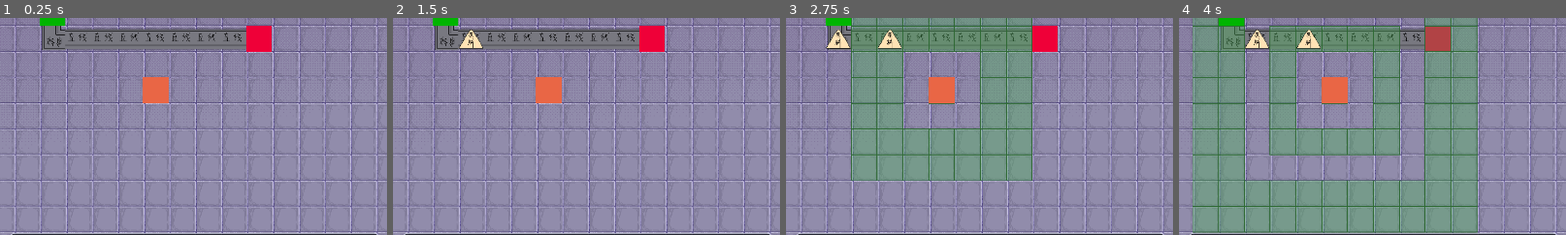
Above: before the commit, frames 1-4 (left to right).
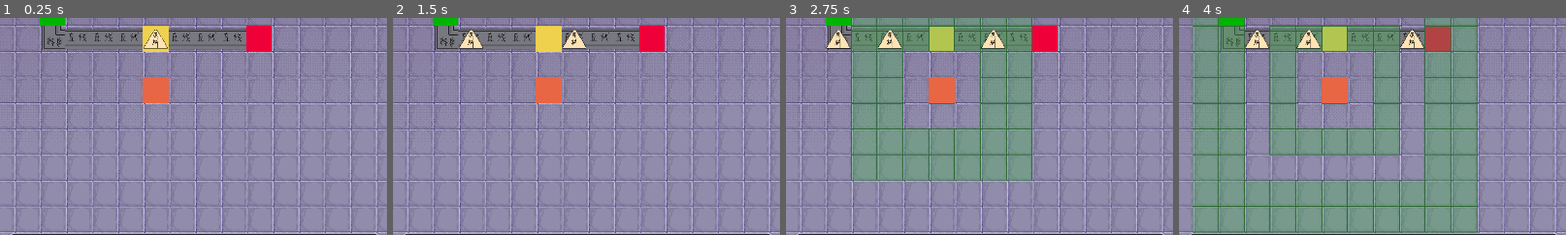
Above: after the commit, the same moments.

Repository: vic328005/NewProject1
Game: Godot game, scene res://scenes/main.tscn
The game is run twice, just before and just after one commit, with the same random seed, the same clock (stepped at 60 frames per second) and the same inputs.
Inputs:
- Up to frame 1 (0.25 s): no input
- Up to frame 2 (1.5 s): tap Enter at 0.5 s; tap Space at 0.77 s
- Up to frame 3 (2.75 s): tap Space at 1.52, 2 s
- Up to frame 4 (4 s): tap Space at 3.02, 3.77 s
The pictures show only the part of the screen within x 25-75%, y 40-90%; the shares and areas given below are measured in that part.

The runs differ from the first frame. In frame 1, 0.8% of the frame differs, in the area x 36-44%, y 3-16%; in frame 2, 1.1%, in the area x 36-50%, y 3-16%; in frame 3, 1.0%; in frame 4, 1.0%.

Commit message:
压缩机

Diff:
--- a/levels/level03.json
+++ b/levels/level03.json
@@ -1,6 +1,6 @@
 {
   "level_id": "level03",
-  "display_name": "信号塔走廊测试",
+  "display_name": "信号塔走廊压塑测试",
   "grid_width": 18,
   "grid_height": 11,
   "beat_bpm": 120,
@@ -53,9 +53,12 @@
     {
       "x": 13,
       "y": 7,
-      "belt": {
+      "cargo": {
+        "type": "CARGO_1"
+      },
+      "press_machine": {
         "facing": "RIGHT",
-        "turn_mode": "STRAIGHT",
+        "cargo_type": "CARGO_3",
         "beat_interval": 2
       }
     },
--- /dev/null
+++ b/prefabs/press_machine.tscn
@@ -0,0 +1,11 @@
+[gd_scene format=3]
+
+[ext_resource type="Script" path="res://scripts/press_machine.gd" id="1_press_machine"]
+[ext_resource type="Texture2D" uid="uid://b1wnmqxdiiv50" path="res://assets/images/unit_white.png" id="2_press_machine"]
+
+[node name="PressMachine" type="Node2D"]
+script = ExtResource("1_press_machine")
+
+[node name="Sprite2D" type="Sprite2D" parent="."]
+position = Vector2(32, 32)
+texture = ExtResource("2_press_machine")
--- a/prefabs/ui/demo_panel.tscn
+++ /dev/null
@@ -1,35 +0,0 @@
-[gd_scene format=3 uid="uid://nm6cui3nfjp3"]
-
-[ext_resource type="Script" path="res://scripts/ui/demo_panel.gd" id="1_4j8xi"]
-
-[node name="DemoPanel" type="Control" unique_id=1564432801]
-layout_mode = 3
-anchors_preset = 15
-anchor_right = 1.0
-anchor_bottom = 1.0
-grow_horizontal = 2
-grow_vertical = 2
-script = ExtResource("1_4j8xi")
-
-[node name="Backdrop" type="ColorRect" parent="." unique_id=547825351]
-layout_mode = 1
-anchors_preset = 15
-anchor_right = 1.0
-anchor_bottom = 1.0
-grow_horizontal = 2
-grow_vertical = 2
-color = Color(0, 0, 0, 0.35)
-
-[node name="Message" type="Label" parent="." unique_id=1915307004]
-layout_mode = 0
-anchor_left = 0.5
-anchor_top = 0.5
-anchor_right = 0.5
-anchor_bottom = 0.5
-offset_left = -120.0
-offset_top = -24.0
-offset_right = 120.0
-offset_bottom = 24.0
-text = "Demo Panel"
-horizontal_alignment = 1
-vertical_alignment = 1
--- a/scripts/cargo.gd
+++ b/scripts/cargo.gd
@@ -16,6 +16,7 @@
 var _registered_cell: Vector2i
 var _is_registered_to_layer := false
 var _move_tween: Tween
+var last_resolved_beat: int = -1
 @onready var _sprite: Sprite2D = $Sprite2D
 
 
@@ -57,6 +58,14 @@
 
 func get_registered_cell() -> Vector2i:
 	return _registered_cell
+
+
+func was_resolved_on_beat(beat_index: int) -> bool:
+	return last_resolved_beat == beat_index
+
+
+func mark_resolved_on_beat(beat_index: int) -> void:
+	last_resolved_beat = beat_index
 
 
 func place_at_cell(world: World, cell: Vector2i) -> void:
--- a/scripts/level_data.gd
+++ b/scripts/level_data.gd
@@ -9,12 +9,13 @@
 	"beat_bpm",
 	"cells",
 ]
-const CELL_KEYS := ["x", "y", "belt", "cargo", "producer", "recycler", "signal_tower"]
+const CELL_KEYS := ["x", "y", "belt", "cargo", "producer", "recycler", "signal_tower", "press_machine"]
 const BELT_KEYS := ["facing", "turn_mode", "beat_interval"]
 const CARGO_KEYS := ["type"]
 const PRODUCER_KEYS := ["facing", "beat_interval", "cargo_type"]
 const RECYCLER_KEYS: Array = []
 const SIGNAL_TOWER_KEYS: Array = ["max_steps"]
+const PRESS_MACHINE_KEYS := ["facing", "cargo_type", "beat_interval"]
 const BELT_FACING_VALUES := ["UP", "RIGHT", "DOWN", "LEFT"]
 const BELT_TURN_MODE_VALUES := ["STRAIGHT", "LEFT", "RIGHT"]
 const CARGO_TYPE_VALUES := ["CARGO_1", "CARGO_2", "CARGO_3"]
@@ -136,11 +137,15 @@
 	var has_producer: bool = raw_cell.has("producer")
 	var has_recycler: bool = raw_cell.has("recycler")
 	var has_signal_tower: bool = raw_cell.has("signal_tower")
-	if not has_belt and not has_cargo and not has_producer and not has_recycler and not has_signal_tower:
+	var has_press_machine: bool = raw_cell.has("press_machine")
+	if not has_belt and not has_cargo and not has_producer and not has_recycler and not has_signal_tower and not has_press_machine:
 		return _validation_error(source_label, "%s must contain at least one gameplay object" % cell_label)
 
-	if has_signal_tower and (has_belt or has_cargo or has_producer or has_recycler):
+	if has_signal_tower and (has_belt or has_cargo or has_producer or has_recycler or has_press_machine):
 		return _validation_error(source_label, "%s.signal_tower must occupy its own cell" % cell_label)
+
+	if has_press_machine and (has_belt or has_producer or has_recycler or has_signal_tower):
+		return _validation_error(source_label, "%s.press_machine can only share a cell with cargo" % cell_label)
 
 	var normalized_cell: Dictionary = {
 		"x": x,
@@ -196,6 +201,16 @@
 			return null
 
 		normalized_cell["signal_tower"] = normalized_signal_tower
+
+	if has_press_machine:
+		if typeof(raw_cell["press_machine"]) != TYPE_DICTIONARY:
+			return _validation_error(source_label, "%s.press_machine must be an object" % cell_label)
+
+		var normalized_press_machine: Variant = _parse_press_machine(raw_cell["press_machine"], cell_label, source_label)
+		if normalized_press_machine == null:
+			return null
+
+		normalized_cell["press_machine"] = normalized_press_machine
 
 	seen_cells[cell] = true
 	return normalized_cell
@@ -306,6 +321,40 @@
 	return normalized_signal_tower
 
 
+static func _parse_press_machine(raw_press_machine: Dictionary, cell_label: String, source_label: String) -> Variant:
+	var press_machine_label: String = "%s.press_machine" % cell_label
+	if not _ensure_allowed_keys(raw_press_machine, PRESS_MACHINE_KEYS, press_machine_label, source_label):
+		return null
+
+	if not _has_non_empty_string(raw_press_machine, "facing"):
+		return _validation_error(source_label, "%s.facing must be a non-empty string" % press_machine_label)
+
+	if not _has_non_empty_string(raw_press_machine, "cargo_type"):
+		return _validation_error(source_label, "%s.cargo_type must be a non-empty string" % press_machine_label)
+
+	if not _has_positive_integer_number(raw_press_machine, "beat_interval"):
+		return _validation_error(source_label, "%s.beat_interval must be a positive integer" % press_machine_label)
+
+	var facing: String = String(raw_press_machine["facing"]).strip_edges().to_upper()
+	var cargo_type: String = String(raw_press_machine["cargo_type"]).strip_edges().to_upper()
+	var beat_interval: int = int(raw_press_machine["beat_interval"])
+
+	if not BELT_FACING_VALUES.has(facing):
+		return _validation_error(source_label, "%s.facing must be one of %s" % [press_machine_label, BELT_FACING_VALUES])
+
+	if not CARGO_TYPE_VALUES.has(cargo_type):
+		return _validation_error(source_label, "%s.cargo_type must be one of %s" % [press_machine_label, CARGO_TYPE_VALUES])
+
+	if beat_interval != 1 and beat_interval != 2:
+		return _validation_error(source_label, "%s.beat_interval must be 1 or 2" % press_machine_label)
+
+	return {
+		"facing": facing,
+		"cargo_type": cargo_type,
+		"beat_interval": beat_interval,
+	}
+
+
 static func _ensure_allowed_keys(raw_data: Dictionary, allowed_keys: Array, label: String, source_label: String) -> bool:
 	for key in raw_data.keys():
 		if typeof(key) != TYPE_STRING:
--- a/scripts/level_loader.gd
+++ b/scripts/level_loader.gd
@@ -6,6 +6,7 @@
 const PRODUCER_SCENE := preload("res://prefabs/producer.tscn")
 const RECYCLER_SCENE := preload("res://prefabs/recycler.tscn")
 const SIGNAL_TOWER_SCENE: PackedScene = preload("res://prefabs/signal_tower.tscn")
+const PRESS_MACHINE_SCENE: PackedScene = preload("res://prefabs/press_machine.tscn")
 
 
 func load_level_file_into_world(level_path: String, world: World) -> LevelData:
@@ -54,6 +55,11 @@
 			var signal_tower: SignalTower = _create_signal_tower(cell, signal_tower_data, world)
 			world.add_level_content(signal_tower)
 
+		if cell_data.has("press_machine"):
+			var press_machine_data: Dictionary = Dictionary(cell_data["press_machine"])
+			var press_machine: PressMachine = _create_press_machine(cell, press_machine_data, world)
+			world.add_level_content(press_machine)
+
 		if cell_data.has("cargo"):
 			var cargo_data: Dictionary = Dictionary(cell_data["cargo"])
 			var cargo: Cargo = _create_cargo(cell, cargo_data, world)
@@ -101,6 +107,15 @@
 	return signal_tower
 
 
+func _create_press_machine(cell: Vector2i, press_machine_data: Dictionary, world: World) -> PressMachine:
+	var press_machine: PressMachine = PRESS_MACHINE_SCENE.instantiate() as PressMachine
+	press_machine.position = world.cell_to_world(cell)
+	press_machine.facing = _to_press_machine_direction(String(press_machine_data["facing"]))
+	press_machine.cargo_type = String(press_machine_data["cargo_type"])
+	press_machine.beat_interval = int(press_machine_data["beat_interval"])
+	return press_machine
+
+
 func _to_belt_direction(direction_name: String) -> Belt.Direction:
 	match direction_name:
 		"UP":
@@ -133,3 +148,15 @@
 			return Belt.TurnMode.RIGHT
 		_:
 			return Belt.TurnMode.STRAIGHT
+
+
+func _to_press_machine_direction(direction_name: String) -> PressMachine.Direction:
+	match direction_name:
+		"UP":
+			return PressMachine.Direction.UP
+		"RIGHT":
+			return PressMachine.Direction.RIGHT
+		"DOWN":
+			return PressMachine.Direction.DOWN
+		_:
+			return PressMachine.Direction.LEFT
--- /dev/null
+++ b/scripts/press_machine.gd
@@ -0,0 +1,220 @@
+@tool
+extends Node2D
+class_name PressMachine
+
+enum Direction {
+	UP,
+	RIGHT,
+	DOWN,
+	LEFT,
+}
+
+const PREVIEW_CELL_SIZE: float = 64.0
+const PREVIEW_CENTER: Vector2 = Vector2(PREVIEW_CELL_SIZE * 0.5, PREVIEW_CELL_SIZE * 0.5)
+const DEFAULT_CARGO_TYPE: String = "CARGO_1"
+const DEFAULT_BEAT_INTERVAL: int = 2
+const BASE_COLOR: Color = Color(0.94, 0.82, 0.30, 1.0)
+const SHAPE_COLOR_1: Color = Color(0.96, 0.89, 0.72, 1.0)
+const SHAPE_COLOR_2: Color = Color(0.64, 0.92, 0.73, 1.0)
+const SHAPE_COLOR_3: Color = Color(0.62, 0.56, 0.98, 1.0)
+
+@export var facing: Direction = Direction.RIGHT:
+	set(value):
+		facing = value
+		_update_sprite_visual()
+		queue_redraw()
+
+@export var cargo_type: String = DEFAULT_CARGO_TYPE:
+	set(value):
+		cargo_type = _normalize_cargo_type(value)
+		_update_sprite_visual()
+		queue_redraw()
+
+@export_range(1, 2, 1) var beat_interval: int = DEFAULT_BEAT_INTERVAL:
+	set(value):
+		beat_interval = clampi(value, 1, 2)
+		_update_sprite_visual()
+		queue_redraw()
+
+var _world: World
+var _registered_cell: Vector2i
+var _is_registered_to_layer: bool = false
+var _pressed_cargo: Cargo
+var _press_start_beat: int = -1
+var _is_pressing: bool = false
+var _sprite: Sprite2D
+
+
+func _ready() -> void:
+	_update_sprite_visual()
+	queue_redraw()
+
+	if Engine.is_editor_hint():
+		return
+
+	_world = GM.world
+	_register_to_press_machine_layer()
+
+
+func _exit_tree() -> void:
+	if Engine.is_editor_hint():
+		return
+
+	_unregister_from_press_machine_layer()
+
+
+func get_registered_cell() -> Vector2i:
+	return _registered_cell
+
+
+func get_target_cell() -> Vector2i:
+	return _registered_cell + _direction_to_offset(facing)
+
+
+func should_trigger_on_beat(beat_index: int) -> bool:
+	return beat_index > 0 and beat_index % beat_interval == 0
+
+
+func is_pressing() -> bool:
+	if _is_pressing and not is_instance_valid(_pressed_cargo):
+		clear_pressed_cargo()
+
+	return _is_pressing
+
+
+func get_pressed_cargo() -> Cargo:
+	if not is_pressing():
+		return null
+
+	return _pressed_cargo
+
+
+func has_finished_press(current_beat_index: int) -> bool:
+	return is_pressing() and current_beat_index > _press_start_beat
+
+
+func begin_press(cargo: Cargo, beat_index: int) -> void:
+	assert(cargo != null and is_instance_valid(cargo), "PressMachine requires a valid Cargo to start pressing.")
+	assert(not is_pressing(), "PressMachine cannot start pressing while busy.")
+	_pressed_cargo = cargo
+	_press_start_beat = beat_index
+	_is_pressing = true
+
+
+func clear_pressed_cargo() -> void:
+	_pressed_cargo = null
+	_press_start_beat = -1
+	_is_pressing = false
+
+
+func _register_to_press_machine_layer() -> void:
+	if _world == null:
+		return
+
+	_registered_cell = _world.world_to_cell(_world.to_local(global_position))
+	_world.press_machine_layer.set_cell(_registered_cell, self)
+	global_position = _world.to_global(_world.cell_to_world(_registered_cell))
+	_is_registered_to_layer = true
+
+
+func _unregister_from_press_machine_layer() -> void:
+	if not _is_registered_to_layer or _world == null:
+		return
+
+	if _world.press_machine_layer.get_cell(_registered_cell) == self:
+		_world.press_machine_layer.erase_cell(_registered_cell)
+
+	_is_registered_to_layer = false
+
+
+func _direction_to_offset(direction: Direction) -> Vector2i:
+	match direction:
+		Direction.UP:
+			return Vector2i.UP
+		Direction.RIGHT:
+			return Vector2i.RIGHT
+		Direction.DOWN:
+			return Vector2i.DOWN
+		_:
+			return Vector2i.LEFT
+
+
+func _update_sprite_visual() -> void:
+	if _sprite == null:
+		_sprite = get_node_or_null(^"Sprite2D") as Sprite2D
+
+	if _sprite == null:
+		return
+
+	_sprite.modulate = BASE_COLOR
+
+
+func _draw() -> void:
+	var shape_color: Color = _get_shape_color()
+	var arrow_tip: Vector2 = PREVIEW_CENTER + _direction_to_vector(facing) * 16.0
+	var arrow_tail: Vector2 = PREVIEW_CENTER - _direction_to_vector(facing) * 8.0
+	draw_line(arrow_tail, arrow_tip, Color(0.18, 0.14, 0.08, 1.0), 4.0)
+	_draw_arrow_head(arrow_tip, _direction_to_vector(facing))
+
+	match cargo_type:
+		"CARGO_2":
+			draw_circle(PREVIEW_CENTER, 12.0, shape_color)
+			draw_arc(PREVIEW_CENTER, 12.0, 0.0, TAU, 24, Color.BLACK, 2.0)
+		"CARGO_3":
+			draw_rect(Rect2(PREVIEW_CENTER - Vector2.ONE * 11.0, Vector2.ONE * 22.0), shape_color, true)
+			draw_rect(Rect2(PREVIEW_CENTER - Vector2.ONE * 11.0, Vector2.ONE * 22.0), Color.BLACK, false, 2.0)
+		_:
+			var triangle_points: PackedVector2Array = PackedVector2Array([
+				PREVIEW_CENTER + Vector2(0.0, -14.0),
+				PREVIEW_CENTER + Vector2(13.0, 11.0),
+				PREVIEW_CENTER + Vector2(-13.0, 11.0),
+			])
+			var closed_triangle_points: PackedVector2Array = PackedVector2Array([
+				triangle_points[0],
+				triangle_points[1],
+				triangle_points[2],
+				triangle_points[0],
+			])
+			draw_colored_polygon(triangle_points, shape_color)
+			draw_polyline(closed_triangle_points, Color.BLACK, 2.0)
+
+
+func _draw_arrow_head(tip: Vector2, direction: Vector2) -> void:
+	var normalized_direction: Vector2 = direction.normalized()
+	var normal: Vector2 = Vector2(-normalized_direction.y, normalized_direction.x)
+	var arrow_size: float = 8.0
+	draw_colored_polygon(
+		PackedVector2Array([
+			tip,
+			tip - normalized_direction * arrow_size + normal * (arrow_size * 0.6),
+			tip - normalized_direction * arrow_size - normal * (arrow_size * 0.6),
+		]),
+		Color(0.18, 0.14, 0.08, 1.0)
+	)
+
+
+func _direction_to_vector(direction: Direction) -> Vector2:
+	match direction:
+		Direction.UP:
+			return Vector2.UP
+		Direction.RIGHT:
+			return Vector2.RIGHT
+		Direction.DOWN:
+			return Vector2.DOWN
+		_:
+			return Vector2.LEFT
+
+
+func _get_shape_color() -> Color:
+	match cargo_type:
+		"CARGO_2":
+			return SHAPE_COLOR_2
+		"CARGO_3":
+			return SHAPE_COLOR_3
+		_:
+			return SHAPE_COLOR_1
+
+
+static func _normalize_cargo_type(value: Variant) -> String:
+	var normalized_value: String = String(value).strip_edges().to_upper()
+	return normalized_value if not normalized_value.is_empty() else DEFAULT_CARGO_TYPE
--- a/scripts/signal_wave.gd
+++ b/scripts/signal_wave.gd
@@ -51,6 +51,10 @@
 	return _is_finished
 
 
+func get_wave_cells() -> Array[Vector2i]:
+	return _wave_cells.duplicate()
+
+
 func remove_from_world() -> void:
 	queue_free()
 
--- a/scripts/world.gd
+++ b/scripts/world.gd
@@ -10,6 +10,7 @@
 var producer_layer: MapLayer
 var recycler_layer: MapLayer
 var signal_tower_layer: MapLayer
+var press_machine_layer: MapLayer
 var environment: Node2D
 var level_id: String = ""
 var display_name: String = ""
@@ -30,6 +31,7 @@
 	producer_layer = _create_layer()
 	recycler_layer = _create_layer()
 	signal_tower_layer = _create_layer()
+	press_machine_layer = _create_layer()
 	_init_environment()
 
 
@@ -90,6 +92,7 @@
 	producer_layer.clear()
 	recycler_layer.clear()
 	signal_tower_layer.clear()
+	press_machine_layer.clear()
 	_active_signals.clear()
 	_last_signal_emit_beat_index = -1
 	level_id = ""
@@ -124,10 +127,13 @@
 
 
 func _on_beat_fired(beat_index: int, _beat_time: float) -> void:
+	var triggered_press_machines: Dictionary = _collect_triggered_press_machines()
 	_resolve_producer_spawns(beat_index)
-	_resolve_belt_moves(beat_index)
+	_resolve_transport(beat_index, triggered_press_machines)
+	_resolve_press_machines(beat_index, triggered_press_machines)
 	_resolve_recycler_collection()
 	_resolve_signals(beat_index)
+
 
 func is_cell_in_bounds(cell: Vector2i) -> bool:
 	return cell.x >= 0 and cell.x < grid_width and cell.y >= 0 and cell.y < grid_height
@@ -168,15 +174,21 @@
 		spawn_cargo(target_cell, producer.cargo_type)
 
 
-func _resolve_belt_moves(beat_index: int) -> void:
+func _resolve_transport(beat_index: int, triggered_press_machines: Dictionary) -> void:
+	var direct_requests: Array[Dictionary] = []
+	var incoming_press_requests: Array[Dictionary] = []
+	var occupied_cells: Dictionary = cargo_layer.get_cells().duplicate()
+	_collect_belt_requests(beat_index, occupied_cells, direct_requests, incoming_press_requests)
+	_collect_idle_press_machine_requests(beat_index, triggered_press_machines, direct_requests)
+	_resolve_simple_move_requests(direct_requests, beat_index, occupied_cells)
+	_resolve_incoming_press_requests(incoming_press_requests, beat_index, triggered_press_machines)
+
+
+func _collect_belt_requests(beat_index: int, occupied_cells: Dictionary, direct_requests: Array[Dictionary], incoming_press_requests: Array[Dictionary]) -> void:
 	var belt_cells: Dictionary = belt_layer.get_cells()
-	var occupied_cells: Dictionary = cargo_layer.get_cells()
-	var requests: Array[Dictionary] = []
-	var target_counts: Dictionary = {}
 
 	for cell in belt_cells.keys():
 		var belt: Belt = belt_cells[cell] as Belt
-
 		if belt == null or not is_instance_valid(belt):
 			continue
 
@@ -187,27 +199,234 @@
 		if cargo == null or not is_instance_valid(cargo):
 			continue
 
-		var target_cell: Vector2i = belt.get_target_cell()
-		requests.append({
+		if cargo.was_resolved_on_beat(beat_index):
+			continue
+
+		var request: Dictionary = {
+			"cargo": cargo,
+			"target_cell": belt.get_target_cell(),
+		}
+		var target_cell: Vector2i = request["target_cell"]
+		if press_machine_layer.has_cell(target_cell):
+			incoming_press_requests.append(request)
+			continue
+
+		direct_requests.append(request)
+
+
+func _collect_idle_press_machine_requests(beat_index: int, triggered_press_machines: Dictionary, direct_requests: Array[Dictionary]) -> void:
+	var press_machine_cells: Dictionary = press_machine_layer.get_cells()
+
+	for cell in press_machine_cells.keys():
+		var press_machine: PressMachine = press_machine_cells[cell] as PressMachine
+		if press_machine == null or not is_instance_valid(press_machine):
+			continue
+
+		if press_machine.is_pressing():
+			continue
+
+		if not press_machine.should_trigger_on_beat(beat_index):
+			continue
+
+		if _is_press_machine_triggered(press_machine, triggered_press_machines):
+			continue
+
+		var cargo: Cargo = cargo_layer.get_cell(cell) as Cargo
+		if cargo == null or not is_instance_valid(cargo):
+			continue
+
+		if cargo.was_resolved_on_beat(beat_index):
+			continue
+
+		direct_requests.append({
+			"cargo": cargo,
+			"target_cell": press_machine.get_target_cell(),
+		})
+
+
+func _resolve_simple_move_requests(requests: Array[Dictionary], beat_index: int, occupied_cells: Dictionary) -> void:
+	var target_counts: Dictionary = {}
+	for request in requests:
+		var target_cell: Vector2i = request["target_cell"]
+		target_counts[target_cell] = int(target_counts.get(target_cell, 0)) + 1
+
+	for request in requests:
+		var cargo: Cargo = request["cargo"] as Cargo
+		if cargo == null or not is_instance_valid(cargo):
+			continue
+
+		cargo.mark_resolved_on_beat(beat_index)
+
+		var target_cell: Vector2i = request["target_cell"]
+		if int(target_counts.get(target_cell, 0)) != 1:
+			continue
+
+		if occupied_cells.has(target_cell):
+			continue
+
+		cargo.move_to_cell(target_cell)
+
+
+func _resolve_incoming_press_requests(incoming_press_requests: Array[Dictionary], beat_index: int, triggered_press_machines: Dictionary) -> void:
+	var requests_by_cell: Dictionary = {}
+	for request in incoming_press_requests:
+		var target_cell: Vector2i = request["target_cell"]
+		if not requests_by_cell.has(target_cell):
+			requests_by_cell[target_cell] = []
+
+		var requests_at_cell: Array = requests_by_cell[target_cell]
+		requests_at_cell.append(request)
+		requests_by_cell[target_cell] = requests_at_cell
+
+	for cell in requests_by_cell.keys():
+		var press_machine: PressMachine = press_machine_layer.get_cell(cell) as PressMachine
+		if press_machine == null or not is_instance_valid(press_machine):
+			continue
+
+		var requests_at_cell: Array = requests_by_cell[cell]
+		if press_machine.is_pressing():
+			for request in requests_at_cell:
+				var busy_cargo: Cargo = request["cargo"] as Cargo
+				if busy_cargo == null or not is_instance_valid(busy_cargo):
+					continue
+
+				busy_cargo.mark_resolved_on_beat(beat_index)
+				busy_cargo.remove_from_world()
+
+			continue
+
+		if requests_at_cell.size() != 1:
+			for request in requests_at_cell:
+				var blocked_cargo: Cargo = request["cargo"] as Cargo
+				if blocked_cargo == null or not is_instance_valid(blocked_cargo):
+					continue
+
+				blocked_cargo.mark_resolved_on_beat(beat_index)
+
+			continue
+
+		if cargo_layer.has_cell(cell):
+			var occupied_cargo: Cargo = requests_at_cell[0]["cargo"] as Cargo
+			if occupied_cargo != null and is_instance_valid(occupied_cargo):
+				occupied_cargo.mark_resolved_on_beat(beat_index)
+
+			continue
+
+		var request: Dictionary = requests_at_cell[0]
+		var cargo: Cargo = request["cargo"] as Cargo
+		if cargo == null or not is_instance_valid(cargo):
+			continue
+
+		cargo.mark_resolved_on_beat(beat_index)
+
+		if _is_press_machine_triggered(press_machine, triggered_press_machines):
+			cargo.move_to_cell(cell)
+			continue
+
+		cargo.move_to_cell(cell)
+
+
+func _resolve_press_machines(beat_index: int, triggered_press_machines: Dictionary) -> void:
+	_resolve_finished_press_outputs(beat_index)
+	_start_triggered_presses(beat_index, triggered_press_machines)
+
+
+func _resolve_finished_press_outputs(beat_index: int) -> void:
+	var press_machine_cells: Dictionary = press_machine_layer.get_cells()
+	var output_requests: Array[Dictionary] = []
+	var target_counts: Dictionary = {}
+
+	for cell in press_machine_cells.keys():
+		var press_machine: PressMachine = press_machine_cells[cell] as PressMachine
+		if press_machine == null or not is_instance_valid(press_machine):
+			continue
+
+		if not press_machine.has_finished_press(beat_index):
+			continue
+
+		if not press_machine.should_trigger_on_beat(beat_index):
+			continue
+
+		var cargo: Cargo = press_machine.get_pressed_cargo()
+		if cargo == null or not is_instance_valid(cargo):
+			press_machine.clear_pressed_cargo()
+			continue
+
+		cargo.cargo_type = press_machine.cargo_type
+		var target_cell: Vector2i = press_machine.get_target_cell()
+		output_requests.append({
 			"cargo": cargo,
 			"target_cell": target_cell,
+			"press_machine": press_machine,
 		})
 		target_counts[target_cell] = int(target_counts.get(target_cell, 0)) + 1
 
-	for request in requests:
+	for request in output_requests:
+		var press_machine: PressMachine = request["press_machine"] as PressMachine
+		var cargo: Cargo = request["cargo"] as Cargo
+		if press_machine == null or not is_instance_valid(press_machine):
+			continue
+
+		if cargo == null or not is_instance_valid(cargo):
+			press_machine.clear_pressed_cargo()
+			continue
+
+		cargo.mark_resolved_on_beat(beat_index)
+
 		var target_cell: Vector2i = request["target_cell"]
-
 		if int(target_counts.get(target_cell, 0)) != 1:
 			continue
 
-		if occupied_cells.has(target_cell):
-			continue
-
-		var cargo: Cargo = request["cargo"]
-		if cargo == null or not is_instance_valid(cargo):
-			continue
-
-		cargo.move_to_cell(target_cell)
+		if cargo_layer.has_cell(target_cell):
+			continue
+
+		if not cargo.move_to_cell(target_cell):
+			continue
+
+		press_machine.clear_pressed_cargo()
+
+
+func _start_triggered_presses(beat_index: int, triggered_press_machines: Dictionary) -> void:
+	for cell in triggered_press_machines.keys():
+		var press_machine: PressMachine = triggered_press_machines[cell] as PressMachine
+		if press_machine == null or not is_instance_valid(press_machine):
+			continue
+
+		if press_machine.is_pressing():
+			continue
+
+		var cargo: Cargo = cargo_layer.get_cell(cell) as Cargo
+		if cargo == null or not is_instance_valid(cargo):
+			continue
+
+		press_machine.begin_press(cargo, beat_index)
+		cargo.mark_resolved_on_beat(beat_index)
+
+
+func _collect_triggered_press_machines() -> Dictionary:
+	var triggered_press_machines: Dictionary = {}
+
+	for signal_wave_node in _active_signals:
+		var signal_wave: SignalWave = signal_wave_node as SignalWave
+		if signal_wave == null or not is_instance_valid(signal_wave):
+			continue
+
+		var wave_cells: Array[Vector2i] = signal_wave.get_wave_cells()
+		for cell in wave_cells:
+			var press_machine: PressMachine = press_machine_layer.get_cell(cell) as PressMachine
+			if press_machine == null or not is_instance_valid(press_machine):
+				continue
+
+			triggered_press_machines[cell] = press_machine
+
+	return triggered_press_machines
+
+
+func _is_press_machine_triggered(press_machine: PressMachine, triggered_press_machines: Dictionary) -> bool:
+	if press_machine == null or not is_instance_valid(press_machine):
+		return false
+
+	return triggered_press_machines.has(press_machine.get_registered_cell())
 
 
 func _resolve_recycler_collection() -> void:
Not shown, added: scripts/press_machine.gd.uid
